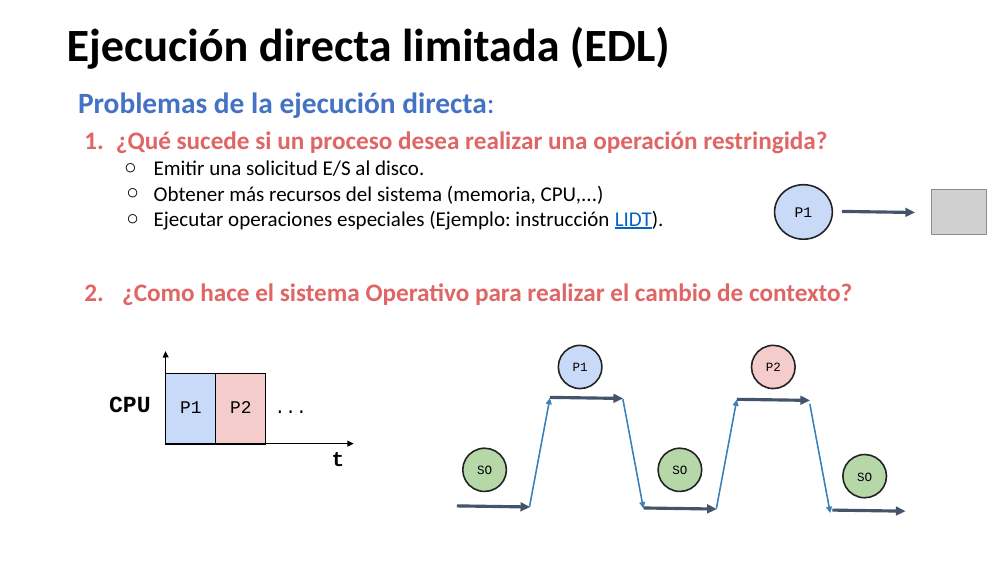
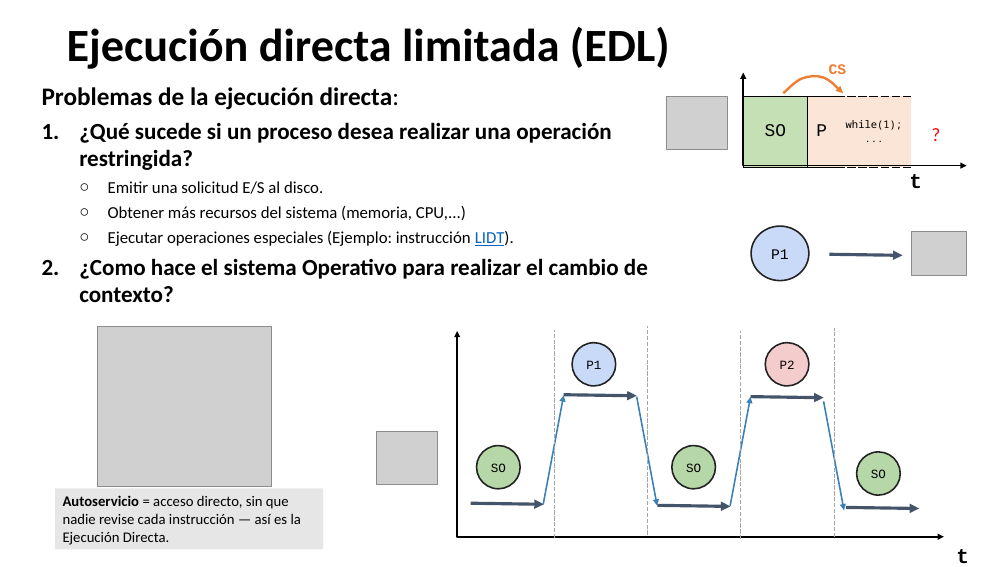
Before and after one commit to udea-so/apuntes_2026-2_SO-virtual, a slide deck: slide 14 of clase_04/SO_apuntes_clase4.pptx (slide 13 before the commit). Drawn at 1008x567 pixels with LibreOffice and Linux fonts; fonts in the diff are those of the drawing; grey boxes stand for pictures. Boxes give left, top, right and bottom in pixels: in the first picture for what was removed or moved away, otherwise in the second. Text is boxed around its words. In the diff, an @@ line names an element or a change of style, - is before the commit and + after.

```diff
--- a/clase_04/SO_apuntes_clase4.pptx
+++ b/clase_04/SO_apuntes_clase4.pptx
@@ text "Problemas de la ejecución directa:": place and size @@
-text "Problemas de la ejecución directa:" at bbox=[78, 92, 852, 305]
+text "Problemas de la ejecución directa:" at bbox=[42, 87, 648, 302]
@@ text "Problemas de la ejecución directa:" at bbox=[42, 87, 648, 302]: size 28 to 24 pt, text colour #4472C4 to #000000 in "Problemas de la ejecución directa:"; size 24 to 22 pt, text colour #E06666 to #000000 in "¿Qué sucede si un proceso desea realizar ...", "¿Como hace el sistema Operativo para realizar ..."; size 20 to 16 pt in "Emitir una solicitud E/S al disco.", "Obtener más recursos del sistema (memoria, CPU,...)", "Ejecutar operaciones especiales (Ejemplo: instrucción LIDT)."; indent changed; bullet colour #E06666 to #000000; more space between paragraphs @@
@@ elbow double arrow moved from (166, 352) - (354, 444) to (743, 73) - (967, 166) @@
@@ freeform shape added at bbox=[783, 76, 843, 93], outline #ED7D31 2.25 pt @@
@@ text added at bbox=[829, 64, 847, 74], 14 pt, text #ED7D31, bold @@
+CS
@@ picture added at bbox=[666, 97, 727, 150] @@
@@ table added at bbox=[744, 96, 912, 167], 1 rows, 3 columns @@
+SO | P | while(1); / ...
@@ text added at bbox=[915, 119, 958, 149], 18 pt, text #FF0000 @@
+?
@@ text "t": place and size @@
-text "t" at bbox=[332, 452, 345, 466]
+text "t" at bbox=[909, 174, 922, 188]
@@ ellipse "P1": place and size @@
-ellipse "P1" at bbox=[775, 185, 833, 239]
+ellipse "P1" at bbox=[752, 226, 809, 281]
@@ picture: place and size @@
-picture at bbox=[932, 190, 987, 234]
+picture at bbox=[912, 231, 967, 276]
@@ arrow moved from (842, 212) - (915, 212) to (830, 254) - (903, 256) @@
@@ picture added at bbox=[98, 326, 271, 486] @@
@@ line added from (647, 535) to (647, 326), #A6A6A6 0.5 pt dashed @@
@@ line added from (834, 537) to (834, 328), #A6A6A6 0.5 pt dashed @@
@@ elbow double arrow added from (457, 331) to (944, 537), #000000 1.5 pt @@
@@ line added from (554, 538) to (554, 330), #A6A6A6 0.5 pt dashed @@
@@ line added from (740, 540) to (740, 331), #A6A6A6 0.5 pt dashed @@
@@ table removed at bbox=[166, 374, 315, 445], 1 rows, 3 columns @@
-P1 | P2 | ...
@@ text removed at bbox=[109, 396, 151, 413] @@
-CPU
@@ 5 arrows, 4 ellipses: place and size @@
-5 arrows, 4 ellipses at bbox=[463, 346, 906, 511]
+5 arrows, 4 ellipses at bbox=[476, 343, 920, 509]
@@ picture added at bbox=[377, 431, 438, 484] @@
@@ rectangle added at bbox=[55, 488, 324, 550], fill #E7E6E6, 14 pt, text #000000 @@
+Autoservicio = acceso directo, sin que nadie revise cada instrucción — así es la Ejecución Directa.
@@ 4 arrows, 1 ellipse: place and size @@
-4 arrows, 1 ellipse at bbox=[457, 399, 887, 513]
+4 arrows, 1 ellipse at bbox=[471, 397, 901, 510]
@@ text added at bbox=[956, 549, 969, 563], 20 pt, text #000000, bold @@
+t
```
Also in this commit, not shown: 31 other slides changed, 10 slides added, 1 slide removed, 5 other files.
